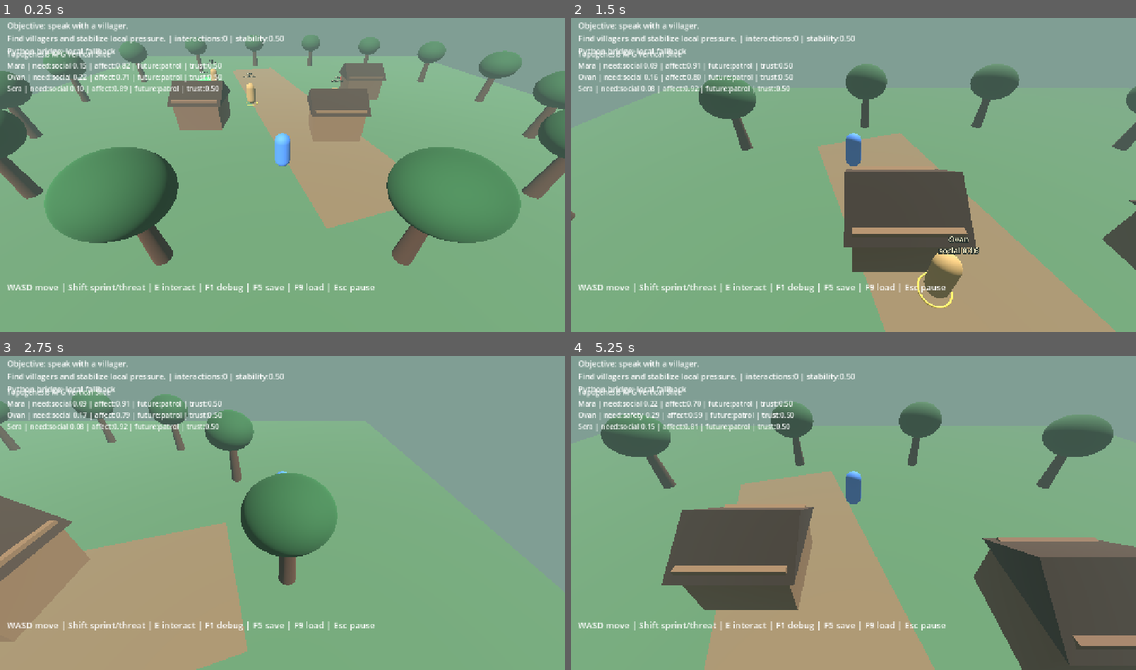
Above: before the commit, frames 1-4 (two rows, left to right).
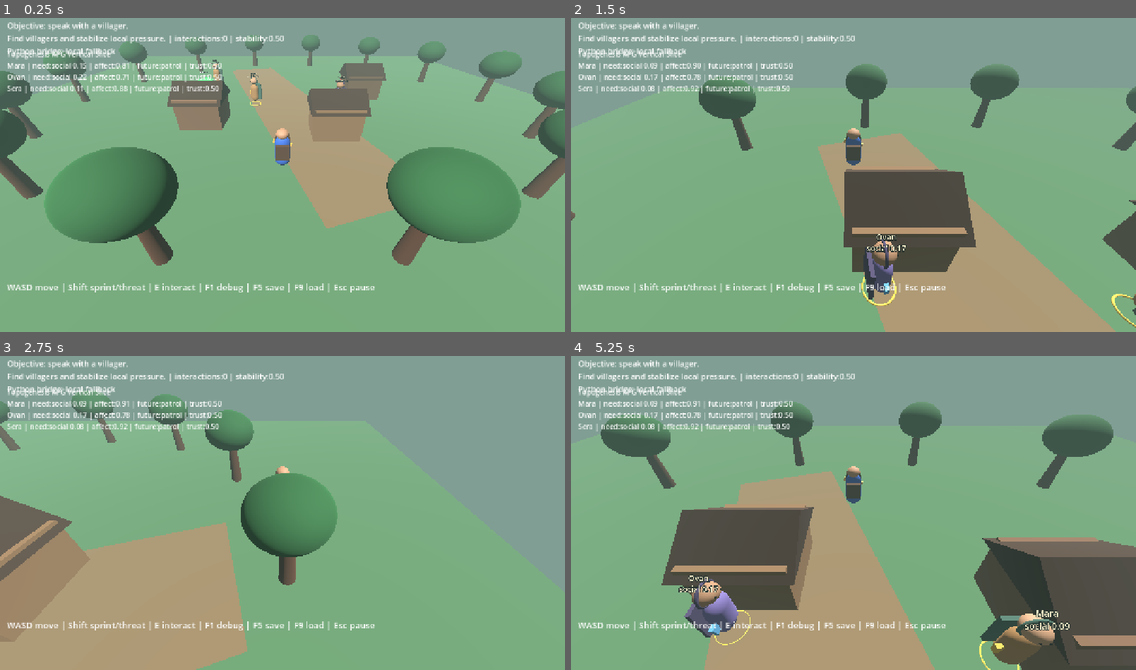
Above: after the commit, the same moments.

Repository: Homeo-X/Topogenesis
Game: Godot game, scene res://scenes/main.tscn
The game is run twice, just before and just after one commit, with the same random seed, the same clock (stepped at 60 frames per second) and the same inputs.
Inputs:
- Up to frame 1 (0.25 s): no input
- Up to frame 2 (1.5 s): hold D (move_right) 0.53-1.28 s; hold E (interact) 0.53-1.28 s; hold S (move_back) from 1.28 s (still down); tap Shift (sprint) at 1.35 s
- Up to frame 3 (2.75 s): release S (move_back) at 2.03 s; hold D (move_right) from 2.03 s (still down); hold E (interact) from 2.03 s (still down)
- Up to frame 4 (5.25 s): release D (move_right) at 2.78 s; release E (interact) at 2.78 s; hold W (move_forward) 2.78-3.53 s; tap Shift (sprint) at 2.85, 4.35 s; hold E (interact) 3.53-4.28 s; hold A (move_left) 3.53-5.03 s; hold S (move_back) from 5.03 s (still down); hold E (interact) from 5.03 s (still down)

The runs differ from the first frame. In frame 1, 0.6% of the frame differs, in the area x 14-62%, y 13-48%; in frame 2, 2.1%; in frame 3, less than 0.1%; in frame 4, 3.1%, in the area x 9-89%, y 14-100%.

Commit message:
Improve Godot character presentation and NPC locomotion

Diff:
--- a/godot/scripts/npc_controller.gd
+++ b/godot/scripts/npc_controller.gd
@@ -3,16 +3,23 @@
 @export var npc_id := "npc"
 @export var display_name := "Villager"
 @export var home_position := Vector3.ZERO
+@export var walk_speed := 1.65
+@export var turn_speed := 8.0
 
 var wander_angle := 0.0
+var retarget_timer := 0.0
+var current_target := Vector3.ZERO
 var state: Dictionary = {}
 var overhead_label: Label3D
 var pressure_ring: MeshInstance3D
+var body_material: StandardMaterial3D
+var cloak_material: StandardMaterial3D
 
 
 func _ready() -> void:
 	add_to_group("npc")
 	TopogenesisBridge.register_npc(npc_id, display_name)
+	current_target = home_position
 	_build_body()
 
 
@@ -32,20 +39,26 @@
 	})
 	_update_visual_state()
 
-	var target := _desired_position(player, distance_to_player)
-	var direction := global_position.direction_to(target)
+	retarget_timer -= delta
+	if retarget_timer <= 0.0 or global_position.distance_to(current_target) < 0.85:
+		current_target = _desired_position(player, distance_to_player)
+		retarget_timer = 0.75 + 0.15 * float(npc_id.length() % 4)
+
+	var direction := global_position.direction_to(current_target)
 	direction.y = 0.0
-	if global_position.distance_to(target) > 0.4:
-		velocity.x = direction.x * 2.0
-		velocity.z = direction.z * 2.0
+	if global_position.distance_to(current_target) > 0.65:
+		var target_velocity := direction.normalized() * walk_speed
+		velocity.x = move_toward(velocity.x, target_velocity.x, 5.5 * delta)
+		velocity.z = move_toward(velocity.z, target_velocity.z, 5.5 * delta)
 	else:
-		velocity.x = move_toward(velocity.x, 0.0, 8.0 * delta)
-		velocity.z = move_toward(velocity.z, 0.0, 8.0 * delta)
+		velocity.x = move_toward(velocity.x, 0.0, 5.5 * delta)
+		velocity.z = move_toward(velocity.z, 0.0, 5.5 * delta)
 	velocity.y = -0.1
 	move_and_slide()
 
 	if Vector2(velocity.x, velocity.z).length() > 0.05:
-		rotation.y = atan2(-velocity.x, -velocity.z)
+		var target_yaw := atan2(-velocity.x, -velocity.z)
+		rotation.y = lerp_angle(rotation.y, target_yaw, minf(1.0, turn_speed * delta))
 
 
 func interact() -> String:
@@ -80,13 +93,28 @@
 func _desired_position(player: Node3D, distance_to_player: float) -> Vector3:
 	var need := str(state.get("dominant_need", "epistemic"))
 	if need == "safety" and player != null and distance_to_player < 5.0:
-		return global_position + (global_position - player.global_position).normalized() * 4.0
+		var away := (global_position - player.global_position)
+		away.y = 0.0
+		if away.length() < 0.1:
+			away = Vector3.RIGHT
+		return _bounded_world(global_position + away.normalized() * 4.0)
 	if need == "metabolic":
 		return Vector3(-8.0, 0.0, -6.0)
 	if need == "epistemic" and player != null and distance_to_player < 8.0:
-		return player.global_position + Vector3(1.8, 0.0, 1.8)
+		var offset_seed := float(absi(hash(npc_id)) % 628) / 100.0
+		var offset := Vector3(cos(offset_seed), 0.0, sin(offset_seed)) * 2.2
+		return _bounded_world(player.global_position + offset)
 	wander_angle += 0.015
-	return home_position + Vector3(cos(wander_angle + float(npc_id.length())), 0.0, sin(wander_angle)) * 2.0
+	var radius := 2.2 + 0.3 * float(npc_id.length() % 3)
+	return _bounded_world(home_position + Vector3(
+		cos(wander_angle + float(npc_id.length())),
+		0.0,
+		sin(wander_angle * 0.8 + float(npc_id.length()))
+	) * radius)
+
+
+func _bounded_world(pos: Vector3) -> Vector3:
+	return Vector3(clampf(pos.x, -18.0, 18.0), 0.2, clampf(pos.z, -18.0, 18.0))
 
 
 func _hazard_pressure() -> float:
@@ -100,17 +128,54 @@
 
 
 func _build_body() -> void:
-	var mesh := MeshInstance3D.new()
-	var capsule := CapsuleMesh.new()
-	capsule.radius = 0.32
-	capsule.height = 1.45
-	mesh.mesh = capsule
-	mesh.position.y = 0.78
-	var material := StandardMaterial3D.new()
-	material.albedo_color = Color(0.72, 0.58, 0.34)
-	material.roughness = 0.85
-	mesh.material_override = material
-	add_child(mesh)
+	var palette := _palette()
+	body_material = _make_material(palette["body"], 0.78)
+	cloak_material = _make_material(palette["cloak"], 0.88)
+
+	var torso := MeshInstance3D.new()
+	torso.name = "Torso"
+	var torso_mesh := CapsuleMesh.new()
+	torso_mesh.radius = 0.34
+	torso_mesh.height = 1.22
+	torso.mesh = torso_mesh
+	torso.position.y = 0.86
+	torso.scale = Vector3(0.95, 1.0, 0.72)
+	torso.material_override = body_material
+	add_child(torso)
+
+	var cloak := MeshInstance3D.new()
+	cloak.name = "Cloak"
+	var cloak_mesh := BoxMesh.new()
+	cloak_mesh.size = Vector3(0.78, 1.05, 0.10)
+	cloak.mesh = cloak_mesh
+	cloak.position = Vector3(0.0, 0.92, 0.30)
+	cloak.material_override = cloak_material
+	add_child(cloak)
+
+	var head := MeshInstance3D.new()
+	head.name = "Head"
+	var head_mesh := SphereMesh.new()
+	head_mesh.radius = 0.27
+	head_mesh.height = 0.42
+	head.mesh = head_mesh
+	head.position.y = 1.66
+	head.material_override = _make_material(palette["skin"], 0.65)
+	add_child(head)
+
+	var hood := MeshInstance3D.new()
+	hood.name = "Hood"
+	var hood_mesh := TorusMesh.new()
+	hood_mesh.inner_radius = 0.24
+	hood_mesh.outer_radius = 0.31
+	hood.mesh = hood_mesh
+	hood.position = Vector3(0.0, 1.67, 0.02)
+	hood.rotation_degrees.x = 90.0
+	hood.material_override = cloak_material
+	add_child(hood)
+
+	_add_eye(Vector3(-0.09, 1.68, -0.245))
+	_add_eye(Vector3(0.09, 1.68, -0.245))
+	_add_side_satchel(palette["accent"])
 
 	var shape := CollisionShape3D.new()
 	var capsule_shape := CapsuleShape3D.new()
@@ -134,6 +199,59 @@
 	overhead_label.billboard = BaseMaterial3D.BILLBOARD_ENABLED
 	overhead_label.modulate = Color(0.95, 0.92, 0.78)
 	add_child(overhead_label)
+
+
+func _add_eye(pos: Vector3) -> void:
+	var eye := MeshInstance3D.new()
+	var mesh := SphereMesh.new()
+	mesh.radius = 0.028
+	mesh.height = 0.04
+	eye.mesh = mesh
+	eye.position = pos
+	eye.material_override = _make_material(Color(0.08, 0.07, 0.05), 0.4)
+	add_child(eye)
+
+
+func _add_side_satchel(color: Color) -> void:
+	var satchel := MeshInstance3D.new()
+	var mesh := BoxMesh.new()
+	mesh.size = Vector3(0.22, 0.28, 0.10)
+	satchel.mesh = mesh
+	satchel.position = Vector3(0.34, 0.82, -0.03)
+	satchel.rotation_degrees.z = -8.0
+	satchel.material_override = _make_material(color, 0.8)
+	add_child(satchel)
+
+
+func _make_material(color: Color, roughness: float) -> StandardMaterial3D:
+	var mat := StandardMaterial3D.new()
+	mat.albedo_color = color
+	mat.roughness = roughness
+	return mat
+
+
+func _palette() -> Dictionary:
+	var idx: int = absi(hash(npc_id)) % 3
+	if idx == 0:
+		return {
+			"body": Color(0.64, 0.47, 0.28),
+			"cloak": Color(0.24, 0.37, 0.32),
+			"skin": Color(0.72, 0.55, 0.42),
+			"accent": Color(0.84, 0.67, 0.24),
+		}
+	if idx == 1:
+		return {
+			"body": Color(0.44, 0.38, 0.62),
+			"cloak": Color(0.26, 0.22, 0.35),
+			"skin": Color(0.62, 0.46, 0.34),
+			"accent": Color(0.35, 0.63, 0.82),
+		}
+	return {
+		"body": Color(0.58, 0.35, 0.26),
+		"cloak": Color(0.34, 0.18, 0.16),
+		"skin": Color(0.78, 0.61, 0.45),
+		"accent": Color(0.53, 0.76, 0.39),
+	}
 
 
 func _update_visual_state() -> void:
--- a/godot/scripts/player_controller.gd
+++ b/godot/scripts/player_controller.gd
@@ -42,18 +42,78 @@
 
 
 func _build_body() -> void:
-	var mesh := MeshInstance3D.new()
-	mesh.name = "Body"
+	var coat := _make_material(Color(0.18, 0.36, 0.72), 0.72)
+	var leather := _make_material(Color(0.30, 0.20, 0.13), 0.84)
+	var brass := _make_material(Color(0.92, 0.68, 0.28), 0.56)
+	var skin := _make_material(Color(0.70, 0.52, 0.39), 0.64)
+
+	var torso := MeshInstance3D.new()
+	torso.name = "ExplorerCoat"
 	var capsule := CapsuleMesh.new()
-	capsule.radius = 0.35
-	capsule.height = 1.65
-	mesh.mesh = capsule
-	mesh.position.y = 0.85
-	var material := StandardMaterial3D.new()
-	material.albedo_color = Color(0.28, 0.54, 0.92)
-	material.roughness = 0.72
-	mesh.material_override = material
-	add_child(mesh)
+	capsule.radius = 0.36
+	capsule.height = 1.55
+	torso.mesh = capsule
+	torso.position.y = 0.86
+	torso.scale = Vector3(0.95, 1.0, 0.74)
+	torso.material_override = coat
+	add_child(torso)
+
+	var sash := MeshInstance3D.new()
+	sash.name = "FieldSash"
+	var sash_mesh := BoxMesh.new()
+	sash_mesh.size = Vector3(0.88, 0.16, 0.08)
+	sash.mesh = sash_mesh
+	sash.position = Vector3(0.0, 1.08, -0.31)
+	sash.rotation_degrees.z = -15.0
+	sash.material_override = brass
+	add_child(sash)
+
+	var head := MeshInstance3D.new()
+	head.name = "Head"
+	var head_mesh := SphereMesh.new()
+	head_mesh.radius = 0.28
+	head_mesh.height = 0.42
+	head.mesh = head_mesh
+	head.position.y = 1.68
+	head.material_override = skin
+	add_child(head)
+
+	var collar := MeshInstance3D.new()
+	collar.name = "RaisedCollar"
+	var collar_mesh := TorusMesh.new()
+	collar_mesh.inner_radius = 0.25
+	collar_mesh.outer_radius = 0.34
+	collar.mesh = collar_mesh
+	collar.position = Vector3(0.0, 1.43, 0.02)
+	collar.rotation_degrees.x = 90.0
+	collar.material_override = leather
+	add_child(collar)
+
+	var pack := MeshInstance3D.new()
+	pack.name = "CognitionPack"
+	var pack_mesh := BoxMesh.new()
+	pack_mesh.size = Vector3(0.58, 0.70, 0.18)
+	pack.mesh = pack_mesh
+	pack.position = Vector3(0.0, 0.98, 0.42)
+	pack.material_override = leather
+	add_child(pack)
+
+	var core := MeshInstance3D.new()
+	core.name = "SigmaCore"
+	var core_mesh := SphereMesh.new()
+	core_mesh.radius = 0.075
+	core_mesh.height = 0.11
+	core.mesh = core_mesh
+	core.position = Vector3(0.0, 1.13, -0.39)
+	var core_mat := _make_material(Color(0.42, 0.92, 1.00), 0.35)
+	core_mat.emission_enabled = true
+	core_mat.emission = Color(0.28, 0.74, 1.00)
+	core_mat.emission_energy_multiplier = 1.1
+	core.material_override = core_mat
+	add_child(core)
+
+	_add_eye(Vector3(-0.09, 1.70, -0.25))
+	_add_eye(Vector3(0.09, 1.70, -0.25))
 
 	var shape := CollisionShape3D.new()
 	var capsule_shape := CapsuleShape3D.new()
@@ -69,3 +129,21 @@
 	camera.rotation_degrees = Vector3(-38.0, 0.0, 0.0)
 	camera.current = true
 	add_child(camera)
+
+
+func _add_eye(pos: Vector3) -> void:
+	var eye := MeshInstance3D.new()
+	var eye_mesh := SphereMesh.new()
+	eye_mesh.radius = 0.028
+	eye_mesh.height = 0.04
+	eye.mesh = eye_mesh
+	eye.position = pos
+	eye.material_override = _make_material(Color(0.06, 0.05, 0.04), 0.42)
+	add_child(eye)
+
+
+func _make_material(color: Color, roughness: float) -> StandardMaterial3D:
+	var material := StandardMaterial3D.new()
+	material.albedo_color = color
+	material.roughness = roughness
+	return material
